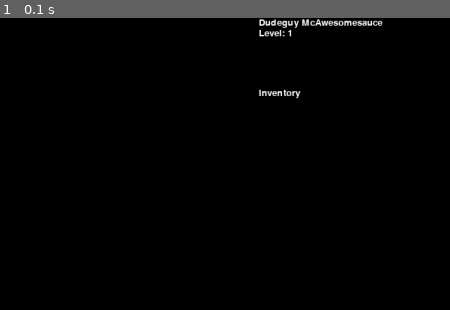
Above: before the commit, frame 1.
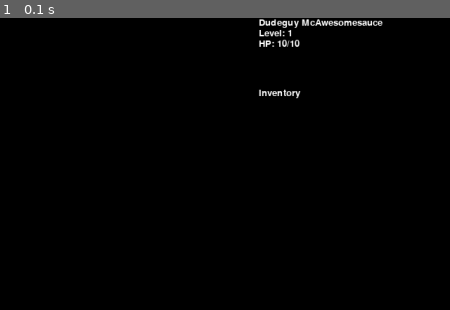
Above: after the commit, the same moment.

Repository: kcunning/Katie-s-Rougish-PyGame
Game: pygame game, started from main.py
Same seed, same stepped clock (60 frames per second), same inputs: the game is played once before the commit and once after it. The source is Python 2; it was converted automatically to run under Python 3.
Inputs:
- Up to frame 1 (0.1 s): no input
The pictures show only the part of the screen within x 50-100%, y 0-50%; the shares and areas given below are measured in that part.

The runs differ from the first frame. In frame 1, 0.1% of the frame differs, in the area x 57-67%, y 7-10%.

Commit message:
HP now shows.

Diff:
--- a/roguey/classes/game.py
+++ b/roguey/classes/game.py
@@ -59,6 +59,8 @@
 		self.screen.blit(self.stats_screen, (1008, 0))
 		self.stats_screen = self.small_font.render("Level: " + str(self.player_stats.level), True, color, BLACK)
 		self.screen.blit(self.stats_screen, (1008, 15))
+		self.stats_screen = self.small_font.render("HP: %s/%s" % (str(self.player_stats.current_hp), str(self.player_stats.max_hp)), True, color, BLACK)
+		self.screen.blit(self.stats_screen, (1008, 30))
 
 	def draw_alert(self, alert, color=WHITE):
 		''' Draws the alert box at the bottom
